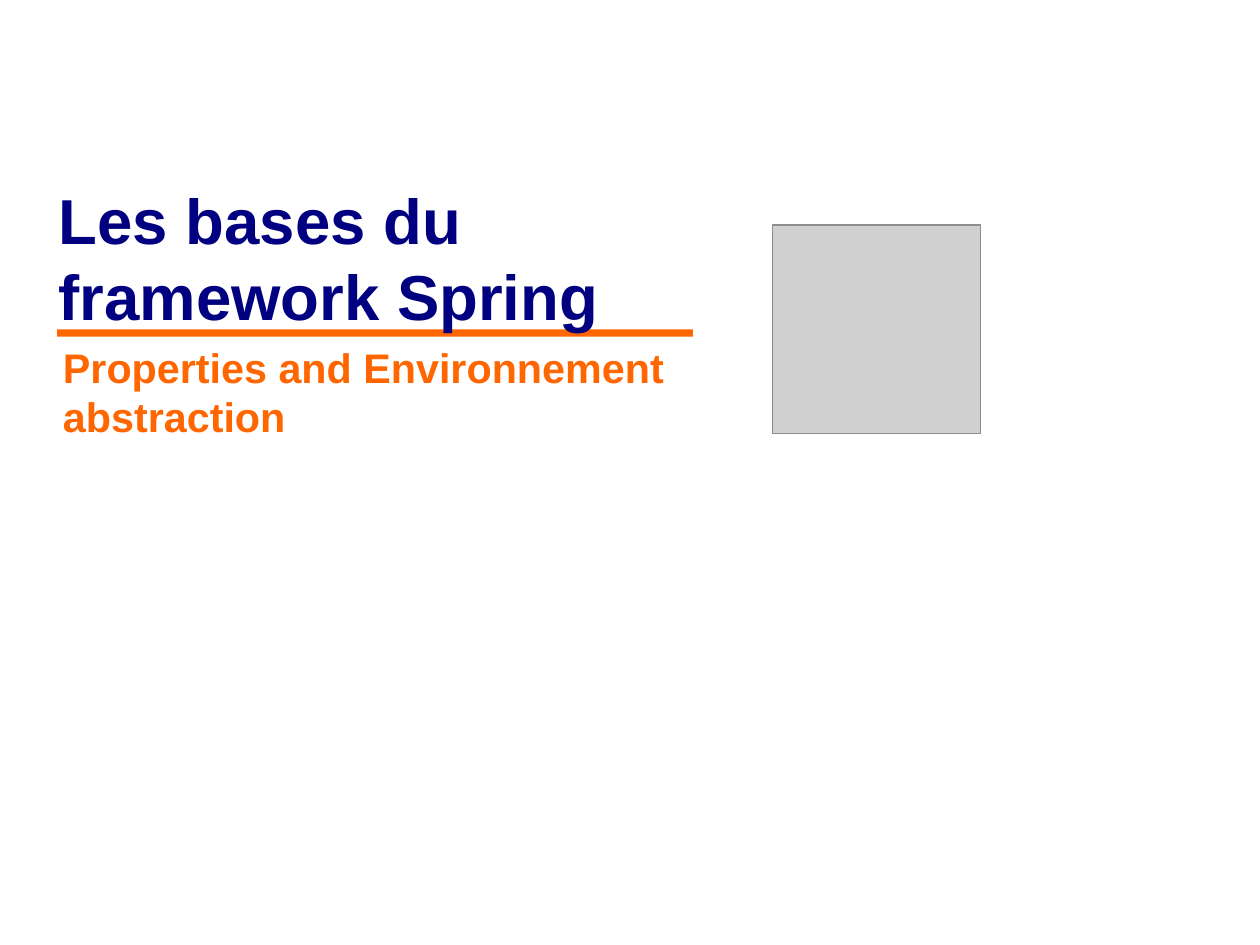
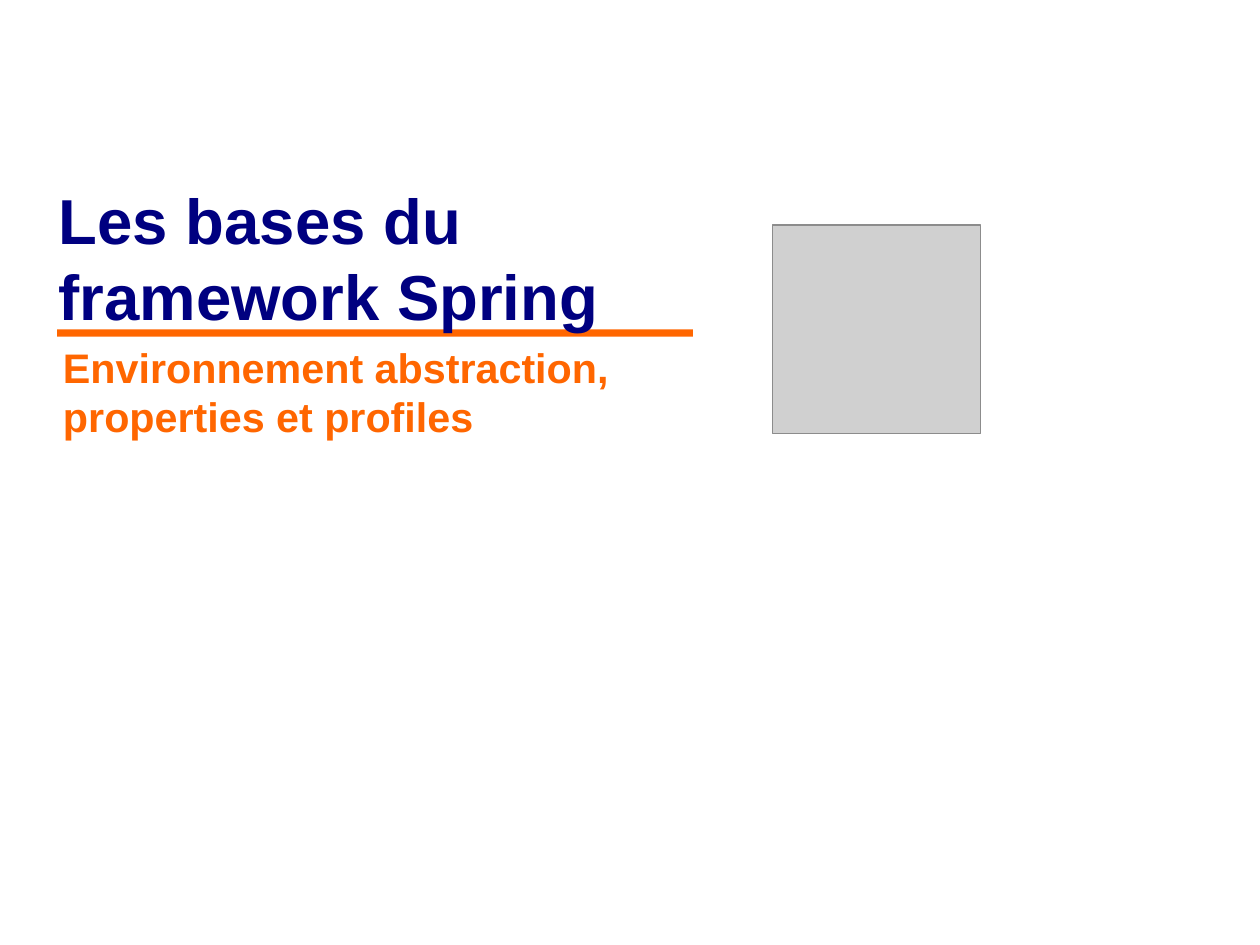
Before and after one commit to philphils/formation-spring, a slide deck: slide 1 of Documentation/diapo_formation_spring_property.odp. Drawn at 1260x945 pixels with LibreOffice and Linux fonts; fonts in the diff are those of the drawing; grey boxes stand for pictures; background and template pictures are left out. Boxes give left, top, right and bottom in pixels: in the first picture for what was removed or moved away, otherwise in the second. Text is boxed around its words. In the diff, an @@ line names an element or a change of style, - is before the commit and + after.

```diff
--- a/Documentation/diapo_formation_spring_property.odp
+++ b/Documentation/diapo_formation_spring_property.odp
@@ subtitle at (63, 353, 609, 440): text changed @@
-Properties and Environnement abstraction
+Environnement abstraction, properties et profiles
```
Also in this commit, not shown: 15 slides added, 2 slides removed.
